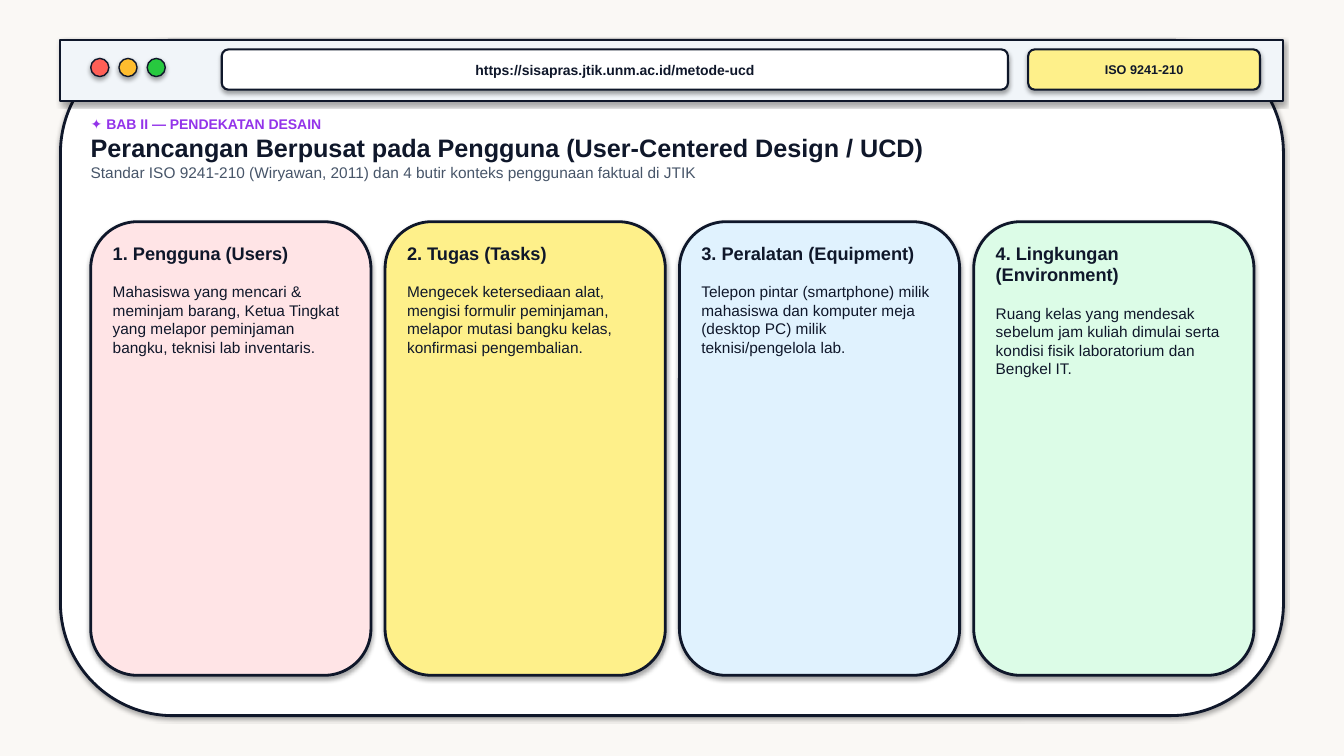
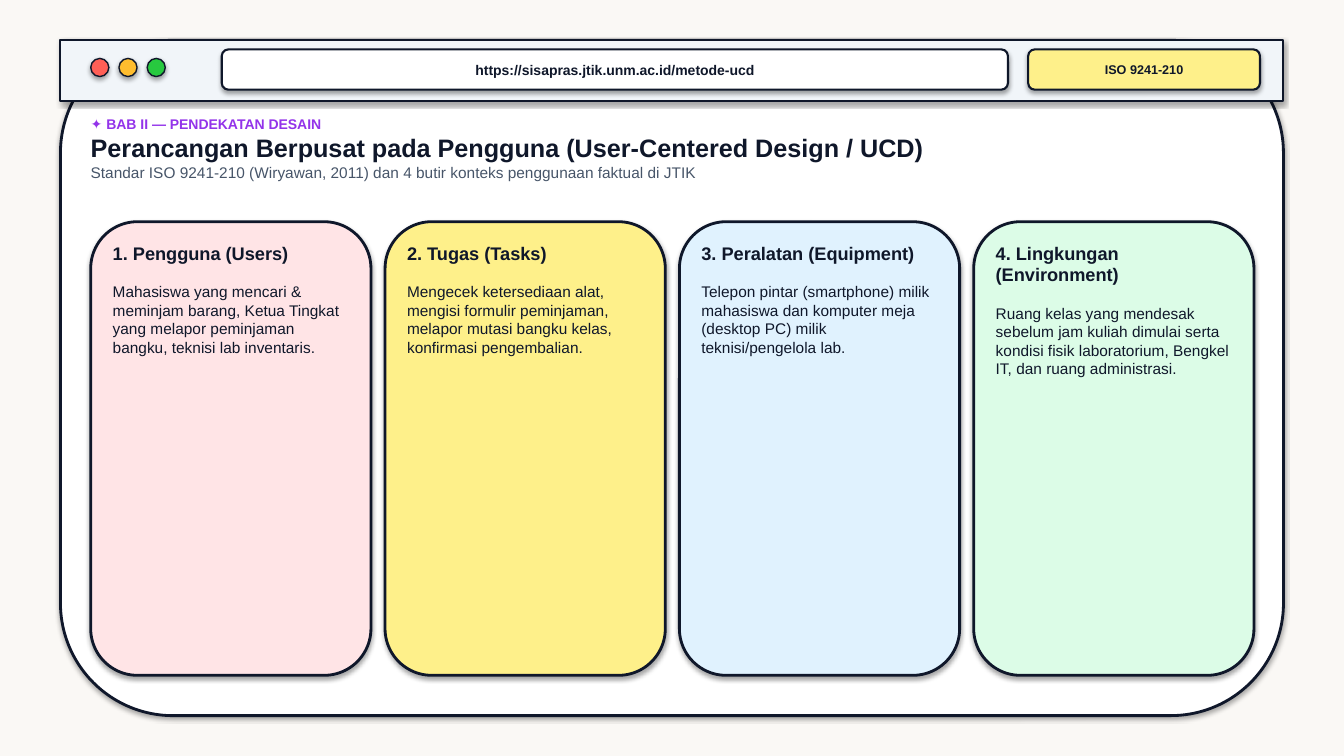
Before and after one commit to warnisaocha-rgb/si-sapras-jtik, a slide deck: slide 6 of Presentasi_UTS_SI-SAPRAS_JTIK_FotoWawancara.pptx. Drawn at 1344x756 pixels with LibreOffice and Linux fonts; fonts in the diff are those of the drawing. Boxes give left, top, right and bottom in pixels: in the first picture for what was removed or moved away, otherwise in the second. Text is boxed around its words. In the diff, an @@ line names an element or a change of style, - is before the commit and + after.

Commit message:
fix: tambahkan ruang administrasi pada Card 04. ENV (Lingkungan)

```diff
--- a/Presentasi_UTS_SI-SAPRAS_JTIK_FotoWawancara.pptx
+++ b/Presentasi_UTS_SI-SAPRAS_JTIK_FotoWawancara.pptx
@@ text at bbox=[996, 308, 1229, 377]: text changed @@
-Ruang kelas yang mendesak sebelum jam kuliah dimulai serta kondisi fisik laboratorium dan Bengkel IT.
+Ruang kelas yang mendesak sebelum jam kuliah dimulai serta kondisi fisik laboratorium, Bengkel IT, dan ruang administrasi.
```
Also in this commit, not shown: 3 other files.
